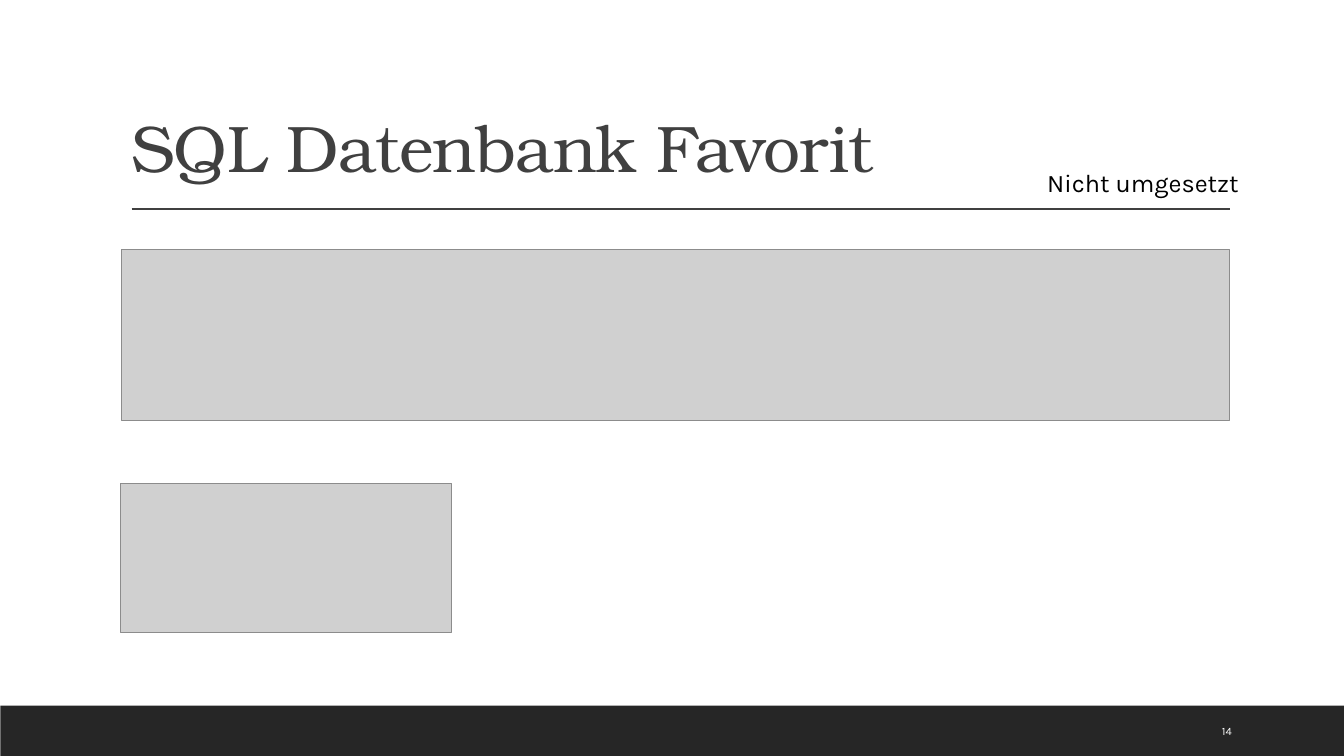
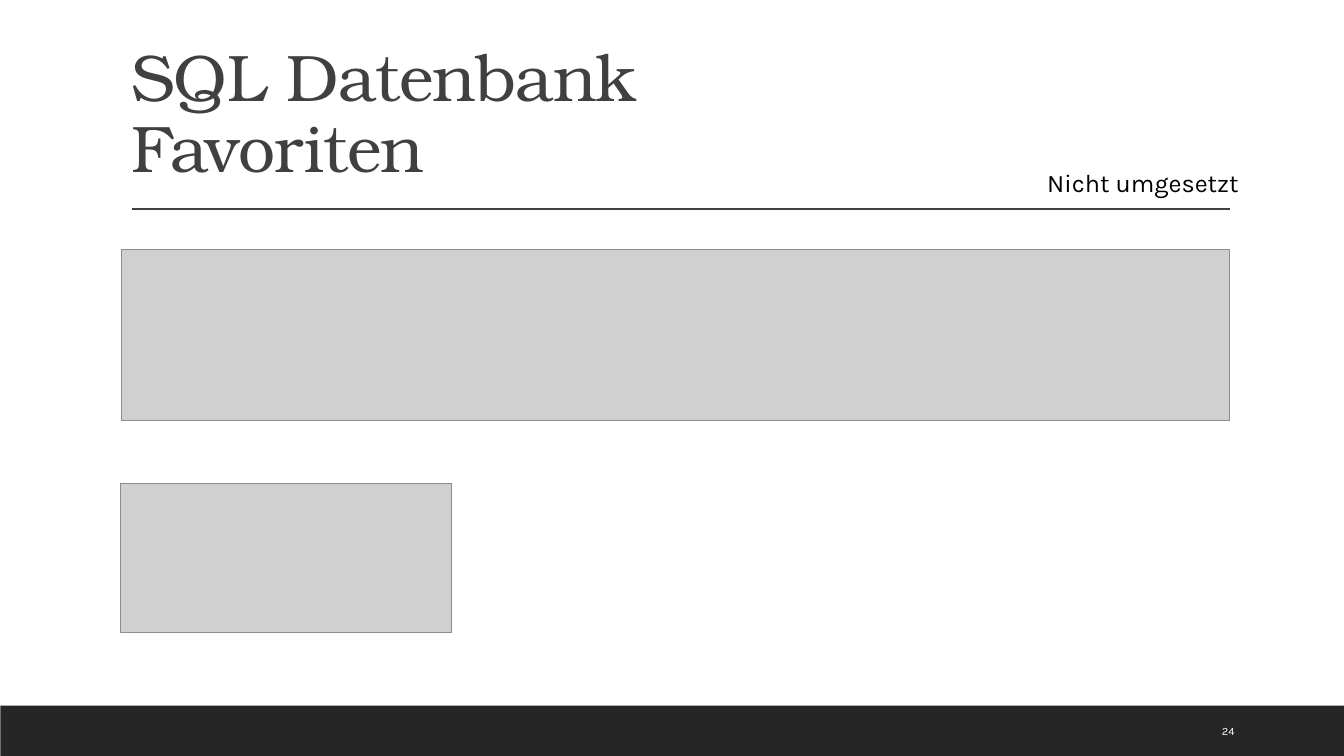
Before and after one commit to Kplacken/EPWS2020SerttasPlackenhohn, a slide deck: slide 24 of Audits/Audit 4/WS2020_SerttasPlackenhohn_Audit4.pptx (slide 14 before the commit). Drawn at 1344x756 pixels with LibreOffice and Linux fonts; fonts in the diff are those of the drawing; grey boxes stand for pictures. Boxes give left, top, right and bottom in pixels: in the first picture for what was removed or moved away, otherwise in the second. Text is boxed around its words. In the diff, an @@ line names an element or a change of style, - is before the commit and + after.

```diff
--- a/Audits/Audit 4/WS2020_SerttasPlackenhohn_Audit4.pptx
+++ b/Audits/Audit 4/WS2020_SerttasPlackenhohn_Audit4.pptx
@@ title at bbox=[131, 54, 637, 173]: text changed @@
-SQL Datenbank Favorit
+SQL Datenbank
+Favoriten
@@ page number at bbox=[1222, 728, 1235, 735]: text changed @@
-14
+24
```
Also in this commit, not shown: 6 other slides changed, 10 slides added, 6 other files.
